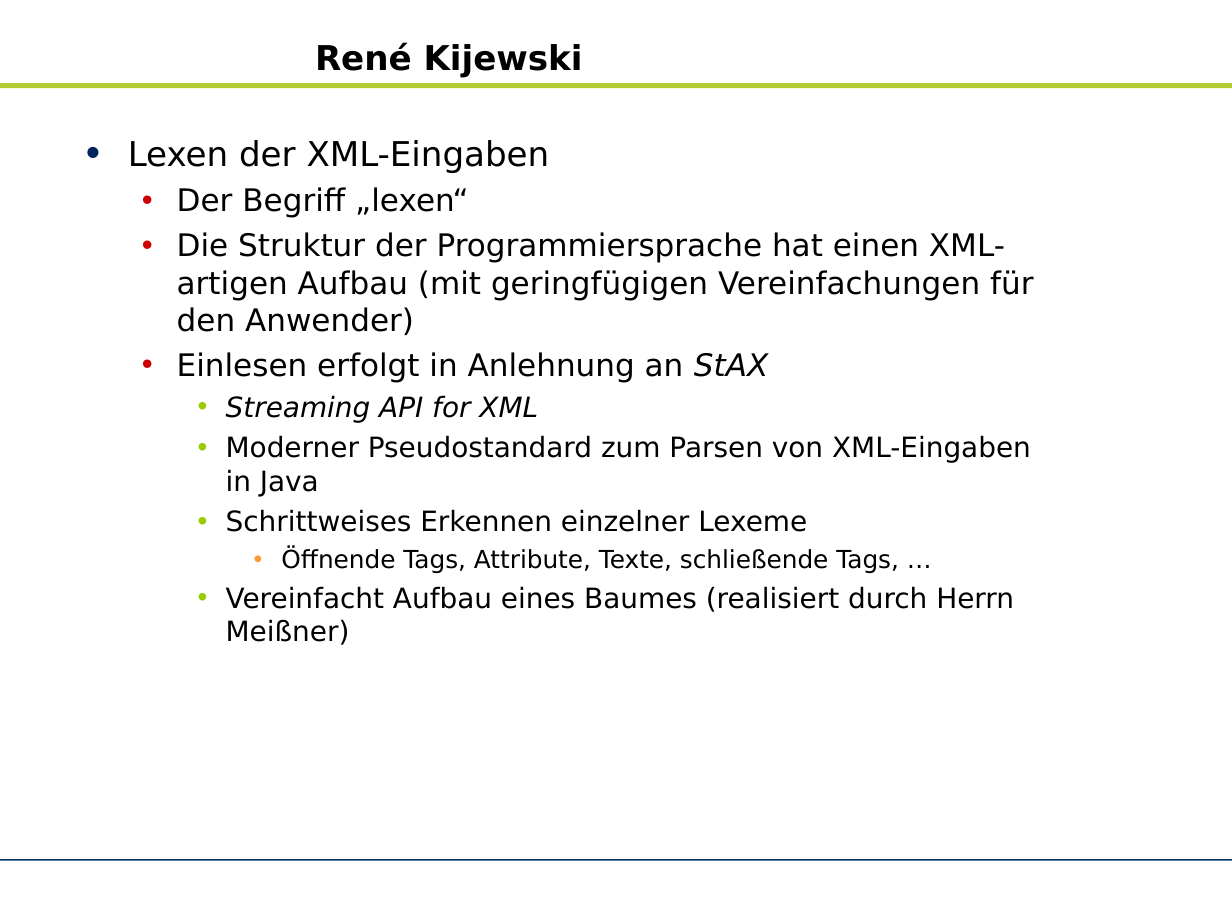
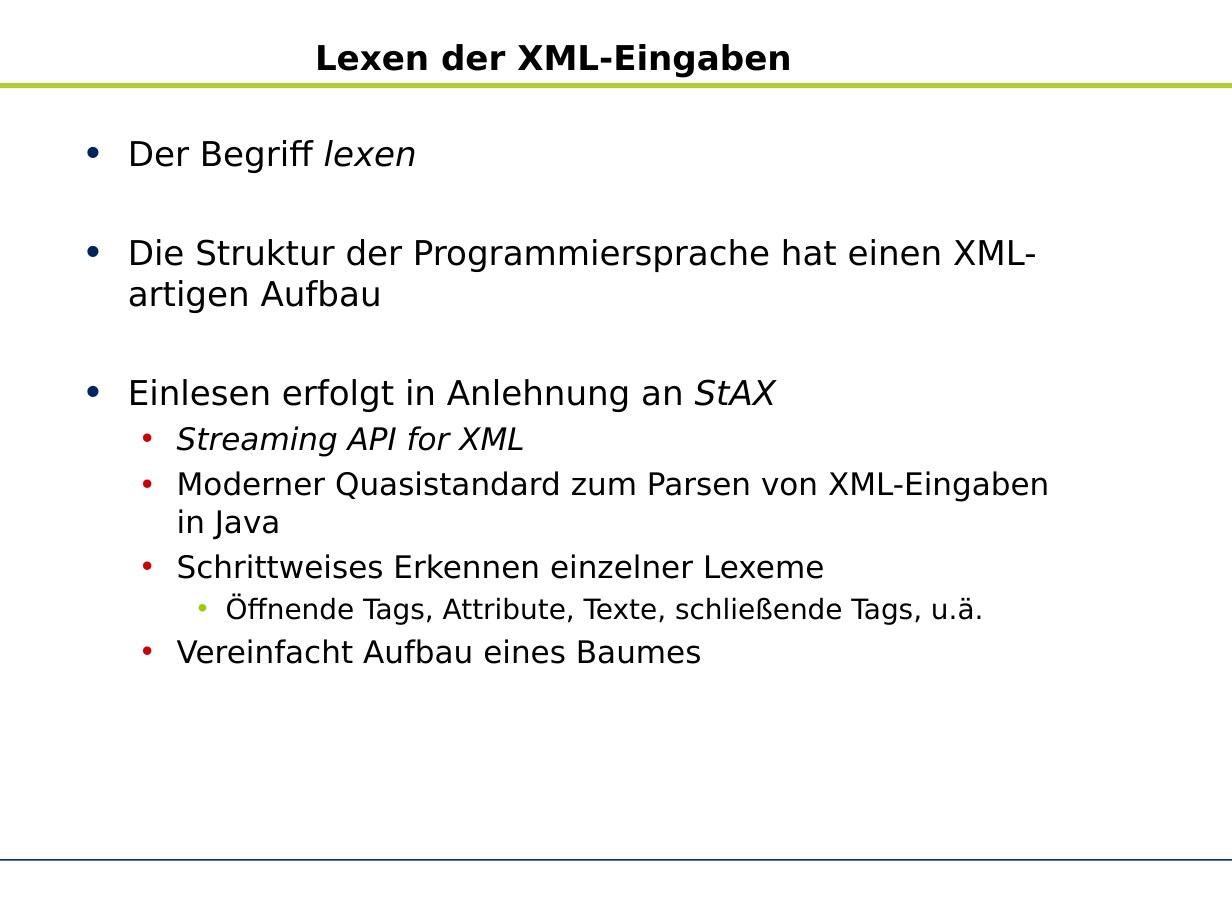
Before and after one commit to zhongxinhua/sose10-swp-uebersetzerbau, a slide deck: slide 14 of trunk/dokumentation/rk-kundenpraesentation/rk-kundenpraesentation.odp (slide 17 before the commit). Drawn at 1232x924 pixels with LibreOffice and Linux fonts; fonts in the diff are those of the drawing; background and template pictures are left out. Boxes give left, top, right and bottom in pixels: in the first picture for what was removed or moved away, otherwise in the second. Text is boxed around its words. In the diff, an @@ line names an element or a change of style, - is before the commit and + after.

```diff
--- a/trunk/dokumentation/rk-kundenpraesentation/rk-kundenpraesentation.odp
+++ b/trunk/dokumentation/rk-kundenpraesentation/rk-kundenpraesentation.odp
@@ title at [315,44,791,77]: text changed @@
-René Kijewski
+Lexen der XML-Eingaben
@@ text at [128,140,1036,313]: text changed; size 20 to 22 pt @@
-• Lexen der XML-Eingaben
-  • Der Begriff „lexen“
-  • Die Struktur der Programmiersprache hat einen XML-artigen Aufbau (mit geringfügigen Vereinfachungen für den Anwender)
+• Der Begriff lexen
+• Die Struktur der Programmiersprache hat einen XML-artigen Aufbau
@@ text at [128,379,824,579]: size 20 to 22 pt in "Einlesen erfolgt in Anlehnung an StAX"; size 18 to 20 pt in "Streaming API for XML", "Schrittweises Erkennen einzelner Lexeme"; list level 2 to 1 in "Einlesen erfolgt in Anlehnung an ..."; bullet colour #CC0000 to #00245B; list level 3 to 2 in "Streaming API for XML"; bullet colour #99CC00 to #CC0000; list level 3 to 2 in "Schrittweises Erkennen einzelner Lexeme" @@
@@ text at [177,471,1049,539]: text changed; size 18 to 20 pt @@
-    • Moderner Pseudostandard zum Parsen von XML-Eingaben in Java
+  • Moderner Quasistandard zum Parsen von XML-Eingaben in Java
@@ text at [177,596,983,664]: text changed @@
-      • Öffnende Tags, Attribute, Texte, schließende Tags, …
-    • Vereinfacht Aufbau eines Baumes (realisiert durch Herrn Meißner)
+    • Öffnende Tags, Attribute, Texte, schließende Tags, u.ä.
+  • Vereinfacht Aufbau eines Baumes
```
Also in this commit, not shown: 20 other slides changed, 9 slides added, 6 slides removed, 1 other file.
